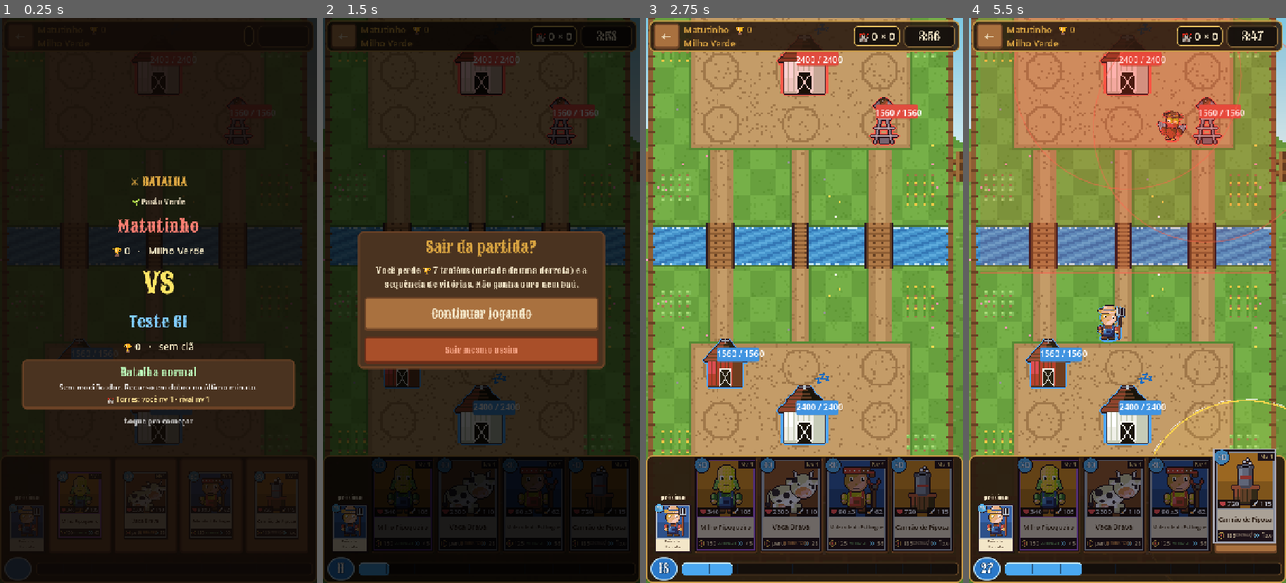
Above: before the commit, frames 1-4 (left to right).
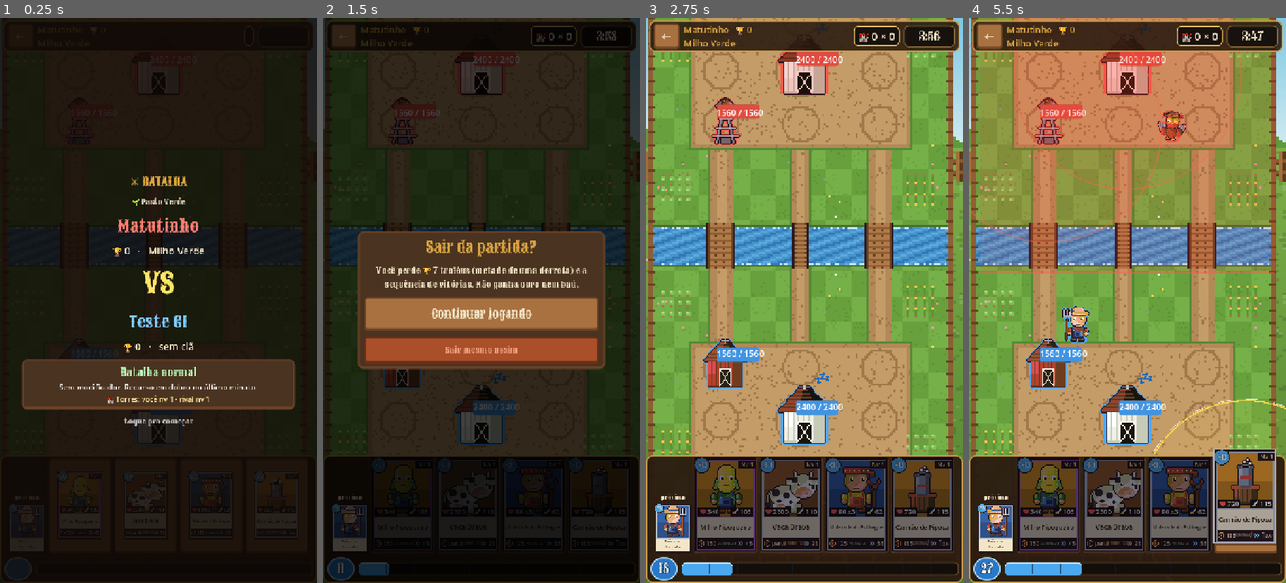
Above: after the commit, the same moments.

Repository: Generadevde/farmarena
Game: Godot game, scene res://ci/battle_test.tscn
Same seed, same stepped clock (60 frames per second), same inputs: the game is played once before the commit and once after it. This scene is started directly instead of the project's main scene. The engine's default icon, where the game draws it, is replaced by a stand-in: a white triangle on a blue panel in a dark square.
Inputs (mouse positions are in pixels of both pictures, inside the frame that each line leads up to):
- Up to frame 1 (0.25 s): no input
- Up to frame 2 (1.5 s): tap Enter at 0.5 s; move the mouse to (551, 272) at 0.52 s; click (551, 272) at 0.67 s; click "←" at 1.25 s
- Up to frame 3 (2.75 s): click "Continuar jogando" at 2 s
- Up to frame 4 (5.5 s): click "Milho Pipoqueiro" at 2.75 s; click "Vaca Brava" at 3.5 s; click "Molecada do Estilingue" at 4.25 s; click "Canhão de Pipoca" at 5 s

The runs differ from the first frame. In frame 2, 0.4% of the frame differs, in the area x 20-87%, y 14-23%; in frame 3, 1.4%; in frame 4, 2.8%, in the area x 0-100%, y 0-58%.

Commit message:
Bots armam a base nos 8 pontos pelo plano de jogo; régua conta as habilidades novas
- Módulos dos bots: cada plano de jogo arma de um jeito (Cerco na frente, Contra-ataque colado
  na base, Tanque e apoio com um de guarda, Caos em qualquer ponto). Módulo de recurso vai pros
  cantos de trás. Nunca dois no mesmo ponto; módulo sozinho nunca no meio da frente.
- Régua do Criador: a "Força" soma uma estimativa das habilidades novas (pulso, salto, aura,
  cúpula, conserto, armadilha, cresce, esquenta, rastro...).
- Montado: cavaleiro 1 pixel mais baixo pra cabeça não cortar.
- Testes: efeito de maestria, régua, pontos dos bots (38 checagens no modo "geral").

Co-Authored-By: Claude Fable 5.2 <noreply@anthropic.com>
Claude-Session: https://claude.ai/code/session_01F2c9wwKpd4XWAaAeM55Dzi

Diff:
--- a/Scripts/progresso.gd
+++ b/Scripts/progresso.gd
@@ -1571,12 +1571,46 @@
 		(backs if b.base_type in eco_types else fronts).append(b)
 	var out: Array = []
 	var flip = (seed / 3) % 2 == 1
-	var front_points: Array = [2, 0, 1] if flip else [0, 2, 1]
+	var a = 2 if flip else 0     # o lado "da casa" do bot
+	var b = 0 if flip else 2
+	# ONDE cada bot arma a base (os 8 pontos do teclado numérico), pelo plano de jogo dele:
+	var front_points: Array = [a, b, 1]                      # padrão: os dois lados da frente, depois o meio
+	match PushPlan.family_of(profile):
+		PushPlan.Fam.CERCO:
+			front_points = [a, 1, b]                         # muralha na frente
+		PushPlan.Fam.CONTRA:
+			front_points = [3 if a == 0 else 5, 5 if a == 0 else 3, 1]   # fechado: colado nos lados da base
+		PushPlan.Fam.BLOCO:
+			front_points = [a, 5 if a == 0 else 3, b]        # um na frente, um de guarda do outro lado da base
+		PushPlan.Fam.CORRERIA:
+			front_points = [a, 1, b]                         # tudo pra frente, do lado em que ele ataca
+		PushPlan.Fam.CAOS:
+			front_points = [0, 1, 2, 3, 5, 6, 7, 4]
+			for i in range(front_points.size() - 1, 0, -1):  # embaralha pelo nome do bot (sempre igual pro mesmo bot)
+				var j = (seed / (i + 3)) % (i + 1)
+				var tmp = front_points[i]
+				front_points[i] = front_points[j]
+				front_points[j] = tmp
+			if fronts.size() == 1 and front_points[0] == 1:
+				front_points[0] = a
+	# um módulo só nunca vai pro meio da frente: com tudo no meio a partida vira "jogar no meio"
+	if fronts.size() == 1 and front_points[0] == 1:
+		front_points[0] = a
+	var used: Array = []
 	for i in fronts.size():
-		out.append({"base": fronts[i], "ponto": front_points[i]})
-	var back_points = [3, 5, 4]
+		var fp = int(front_points[i % front_points.size()])
+		while used.has(fp):
+			fp = (fp + 1) % Regras.MODULE_POINTS.size()
+		used.append(fp)
+		out.append({"base": fronts[i], "ponto": fp})
+	# módulo de recurso vai pro fundo: os cantos de trás primeiro, depois atrás no meio
+	var back_points = [6, 7, 4] if (seed / 7) % 2 == 0 else [7, 6, 4]
 	for i in backs.size():
-		out.append({"base": backs[i], "ponto": back_points[((seed / 7) + i) % back_points.size()]})
+		var bp = int(back_points[i % back_points.size()])
+		while used.has(bp):
+			bp = (bp + 1) % Regras.MODULE_POINTS.size()
+		used.append(bp)
+		out.append({"base": backs[i], "ponto": bp})
 	return out
 
 
--- a/Scripts/sprite_forge.gd
+++ b/Scripts/sprite_forge.gd
@@ -19,7 +19,7 @@
 const ATLAS_PATH = "res://Resources/pecas/pecas.png"
 const CELL = 48
 const SOLO = ["objeto", "torre", "icone"]
-const RIDER_OFFSET = Vector2i(-7, -8)   # cavaleiro: mais pra trás e pra cima, sentado no lombo
+const RIDER_OFFSET = Vector2i(-7, -7)   # cavaleiro: mais pra trás e pra cima, sentado no lombo
 const MOUNT_DROP = 2                     # a montaria desce um tico pra caber os dois no quadro
 const DEFAULT_PALETTE = {"P": "#d8c8a8", "S": "#7a5a3a", "A": "#c8483c", "K": "#e8b088", "M": "#a0a8b4", "W": "#7a5030"}
 const SLOT_BY_BITS = {4: "P", 2: "S", 1: "A", 6: "K", 5: "M", 3: "W"}  # bits r g b
--- a/ci/battle_test.gd
+++ b/ci/battle_test.gd
@@ -2699,6 +2699,46 @@
 	await get_tree().create_timer(0.5).timeout
 	_check("explode ao morrer", 99999 - d.current_hp >= 200, str(99999 - d.current_hp))
 
+	# 26) efeito de maestria: só vale com a carta no nível de maestria
+	await _wipe()
+	d = await _dummy(E, mid + Vector2(0, 0))
+	var mc = _make({"mastery_effect": UnitData.OnHitEffect.SLOW, "mastery_effect_strength": 0.4, "mastery_effect_duration": 3.0})
+	u = (await _put_card(mc, P, mid + Vector2(0, 40)))[0]
+	u.card_level = 1
+	await _hits_on(d, 2.2)
+	var slow_low = d.speed_multiplier
+	d.speed_multiplier = 1.0
+	u.card_level = PlayerProfile.MASTERY_LEVEL
+	await _hits_on(d, 2.2)
+	_check("efeito de maestria só no nível de maestria", slow_low >= 0.99 and d.speed_multiplier < 0.99, "nível 1: x%.2f, maestria: x%.2f" % [slow_low, d.speed_multiplier])
+
+	# régua do Criador: as habilidades novas aumentam a "Força" (e carta sem habilidade fica igual)
+	var plain = UnitData.new()
+	plain.hp = 600
+	plain.damage = 60
+	var fancy: UnitData = plain.duplicate()
+	fancy.pulses = true
+	fancy.jump_attack = true
+	fancy.aura_buff = true
+	_check("régua enxerga as habilidades novas", Regua.ability_power(plain) == 0.0 and Regua.compare(fancy, 30)["geral"] > Regua.compare(plain, 30)["geral"] + 20,
+		"sem %d%%, com %d%%" % [Regua.compare(plain, 30)["geral"], Regua.compare(fancy, 30)["geral"]])
+
+	# bots armam a base nos 8 pontos, sem repetir ponto, e módulo sozinho nunca fica no meio da frente
+	var seen_points := {}
+	var lay_bad: Array = []
+	for bn in BotSimulator.roster_names.slice(0, 40):
+		var bp_prof: AIProfile = BotLearning.get_or_create_profile(bn)
+		for ns in [1, 2, 3]:
+			var lo: Array = Progresso.bot_module_loadout(bp_prof, ns)
+			var pts: Array = lo.map(func(o): return int(o["ponto"]))
+			for pt in pts:
+				seen_points[pt] = true
+				if pt < 0 or pt >= Regras.MODULE_POINTS.size() or pts.count(pt) > 1:
+					lay_bad.append("%s %s" % [bn, str(pts)])
+			if ns == 1 and pts == [1]:
+				lay_bad.append("%s sozinho no meio" % bn)
+	_check("bots usam os pontos novos da base", lay_bad.is_empty() and seen_points.size() >= 6, "pontos usados %s, problemas %s" % [str(seen_points.keys()), str(lay_bad.slice(0, 3))])
+
 	# --- AS NOVAS
 	# vários avanços (bandida): avança mais de uma vez no mesmo alvo
 	await _wipe()
--- a/creator/regua.gd
+++ b/creator/regua.gd
@@ -113,6 +113,44 @@
 	return out
 
 
+## quanto as habilidades de dano/proteção valem a mais na "Força" (na mesma unidade do
+## _raw_power: vida x 0,3 + dano por segundo x 3). É uma ESTIMATIVA: conta o caso comum de cada
+## habilidade (ex.: pulso pegando 2 inimigos, aura reforçando 1 aliado do mesmo porte).
+static func ability_power(st: UnitData) -> float:
+	var n = maxi(st.unit_count, 1)
+	var dps = st.damage / maxf(st.attack_speed, 0.1)
+	var raw = CardGenerator._raw_power(st)
+	var extra_dps = 0.0
+	var extra = 0.0
+	if st.pulses:
+		extra_dps += float(st.pulse_damage) / maxf(st.pulse_interval, 0.5) * 2.0
+	if st.leaves_trail and st.move_speed > 0.0:
+		extra_dps += float(st.trail_damage) * 2.0 * 0.5
+	if st.jump_attack:
+		extra_dps += float(st.jump_damage) / maxf(st.jump_cooldown, 0.8) * 1.5
+	if st.rider_attack:
+		extra_dps += float(st.rider_damage) / maxf(st.rider_interval, 0.2) * maxi(st.rider_count, 1)
+	if st.grows_over_time:
+		extra_dps += dps * (st.grow_max_mult - 1.0) * 0.4
+	if st.late_boost_after > 0.0:
+		extra_dps += dps * (st.late_boost_damage_mult - 1.0) * 0.5
+	if st.bandit_dash and st.dash_damage_mult > 1.0:
+		extra_dps += dps * (st.dash_damage_mult - 1.0) * (0.3 if st.dash_repeats else 0.1)
+	if st.charge_attack:
+		extra_dps += dps * (st.charge_damage_multiplier - 1.0) * 0.15
+	if st.aura_buff:
+		extra += raw * (maxf(st.aura_damage_mult, 1.0) - 1.0 + (maxf(st.aura_attack_speed_mult, 1.0) - 1.0) + (maxf(st.aura_speed_mult, 1.0) - 1.0) * 0.3)
+	if st.ward_allies:
+		extra += raw * clampf(st.ward_reduction, 0.0, 0.9) * 0.8
+	if st.repairs_buildings:
+		extra += float(st.repair_amount) / maxf(st.repair_interval, 0.3) * 10.0 * 0.3
+	if st.is_trap:
+		extra += float(st.trap_damage) * 0.6
+	if st.blinks or st.pre_attack_speed_boost or (st.charge_attack and st.charge_speed_mult > 1.0):
+		extra += raw * 0.08   # chega antes: vale um pouco
+	return (extra_dps * 3.0) * n + extra
+
+
 ## como os números `st` (custo `cost`) ficam perto do padrão do tipo dele, em %:
 ## {"kind", "vida", "dano", "geral"}  (100 = no padrão)
 static func compare(st: UnitData, cost: int) -> Dictionary:
@@ -122,7 +160,7 @@
 	var c = maxf(float(cost), 1.0)
 	var vida = float(st.hp) * n / maxf(s["hp_c"] * c, 1.0) * 100.0
 	var dano = (st.damage / maxf(st.attack_speed, 0.1) * n) / maxf(s["dps_c"] * c, 0.01) * 100.0 if s["dps_c"] > 0.0 else 100.0
-	var geral = CardGenerator._raw_power(st) / maxf(CardGenerator.power_per_cost() * c, 1.0) * 100.0
+	var geral = (CardGenerator._raw_power(st) + ability_power(st)) / maxf(CardGenerator.power_per_cost() * c, 1.0) * 100.0
 	return {"kind": kind, "vida": int(round(vida)), "dano": int(round(dano)), "geral": int(round(geral))}
 
 
